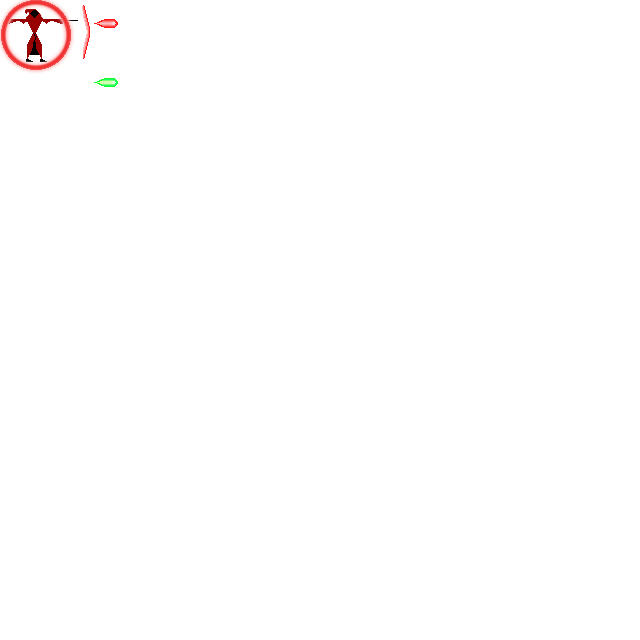
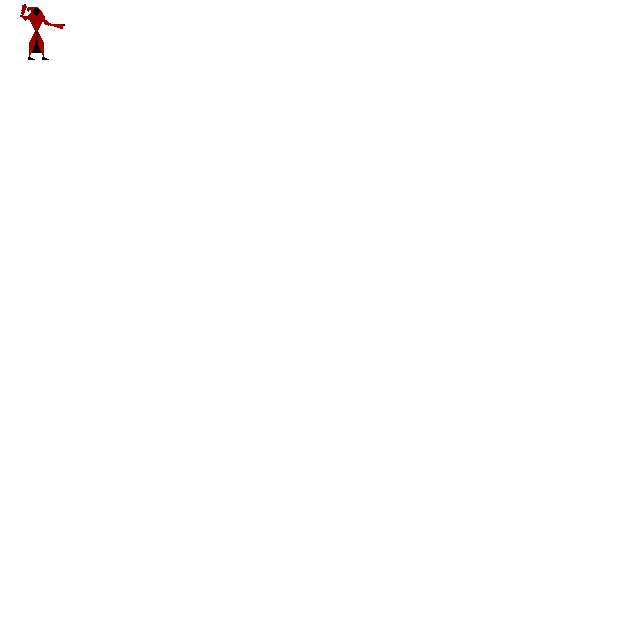
Comparing the layer stacks of the two w=640, h=640 images. Changes:
added group "Group 1" with 10 layers above "Player2poser" over <box>0,0,118,87</box>
hid "Disarm", moved it into group "Group 1" over <box>94,78,118,87</box>
hid "BubbleShield", moved it into group "Group 1" over <box>1,0,71,70</box>
hid "Shield", moved it into group "Group 1" over <box>82,5,90,59</box>
hid "Red Bolt", moved it into group "Group 1" over <box>94,19,118,28</box>
added group "Player2poser" with 18 layers above "Player2" over <box>20,4,78,60</box>
added layer "Head" (1st of 3, in "Player2poser") in group "Player2poser" over <box>27,7,45,57</box>
added layer "Lupperarm" (1st of 3, in "Player2poser") in group "Player2poser" over <box>20,15,30,21</box>
added layer "Llowerarm" (1st of 3, in "Player2poser") in group "Player2poser" over <box>21,5,27,17</box>
added layer "Rupperarm" (1st of 3, in "Player2poser") in group "Player2poser" over <box>42,17,52,26</box>
added layer "RlowerArm" (1st of 3, in "Player2poser") in group "Player2poser" over <box>50,24,63,29</box>
added layer "Body" (1st of 3, in "Player2poser") in group "Player2poser" over <box>29,16,45,34</box>
added layer "Shadow" (1st of 3, in "Player2poser") in group "Player2poser" over <box>32,38,41,53</box>
added layer "Kilt" (1st of 3, in "Player2poser") in group "Player2poser" over <box>29,7,44,45</box>
added layer "RFoot" (1st of 3, in "Player2poser") in group "Player2poser" over <box>42,57,49,60</box>
added layer "LFoot" (1st of 3, in "Player2poser") in group "Player2poser" over <box>28,57,35,60</box>
added layer "Pelvis" (1st of 3, in "Player2poser") in group "Player2poser" over <box>32,33,41,38</box>
added layer "Rshin" (1st of 3, in "Player2poser") in group "Player2poser" over <box>38,41,44,57</box>
added layer "Lshin" (1st of 3, in "Player2poser") in group "Player2poser" over <box>29,41,35,57</box>
hid group "Player2" (18 layers) over <box>5,9,78,62</box>
